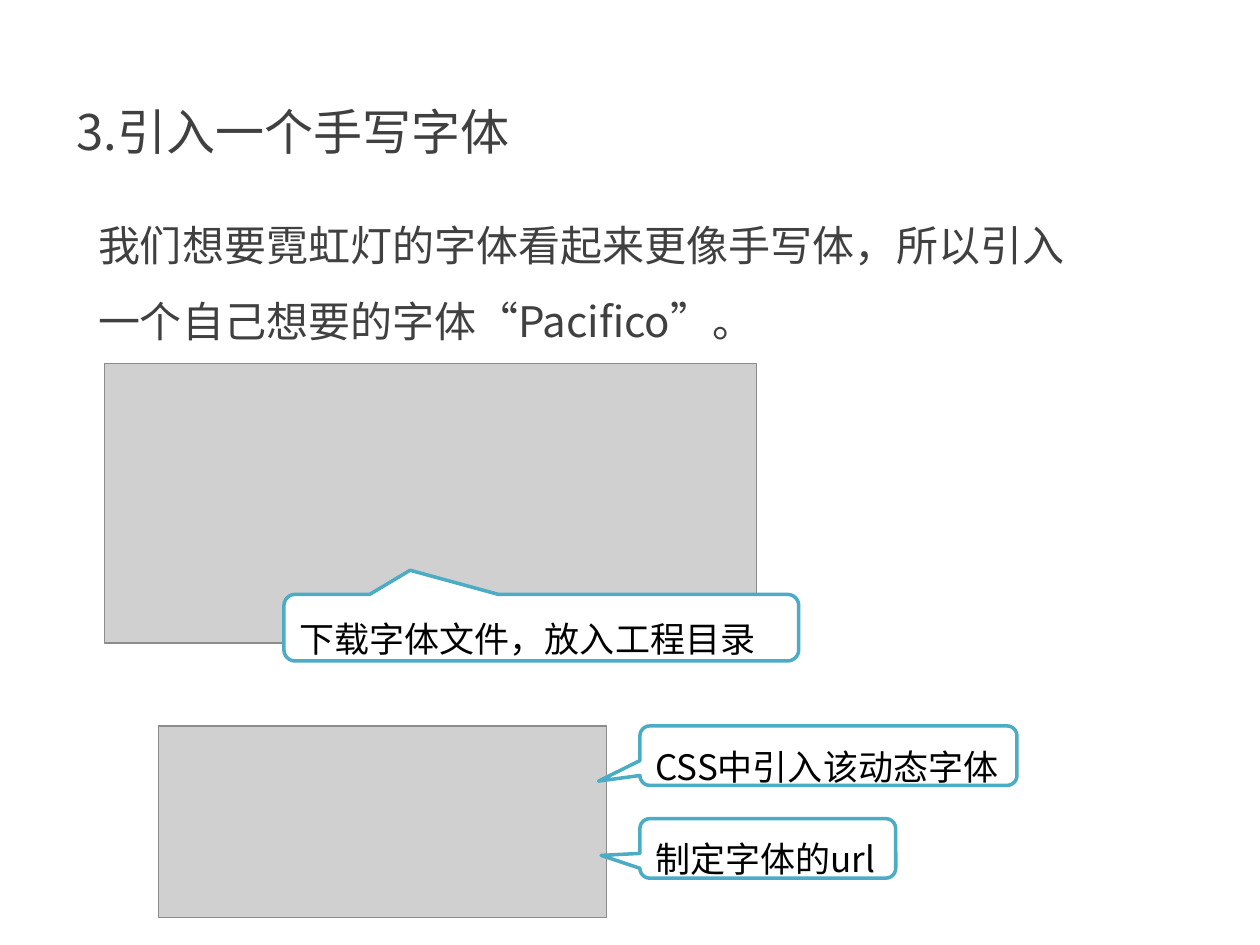
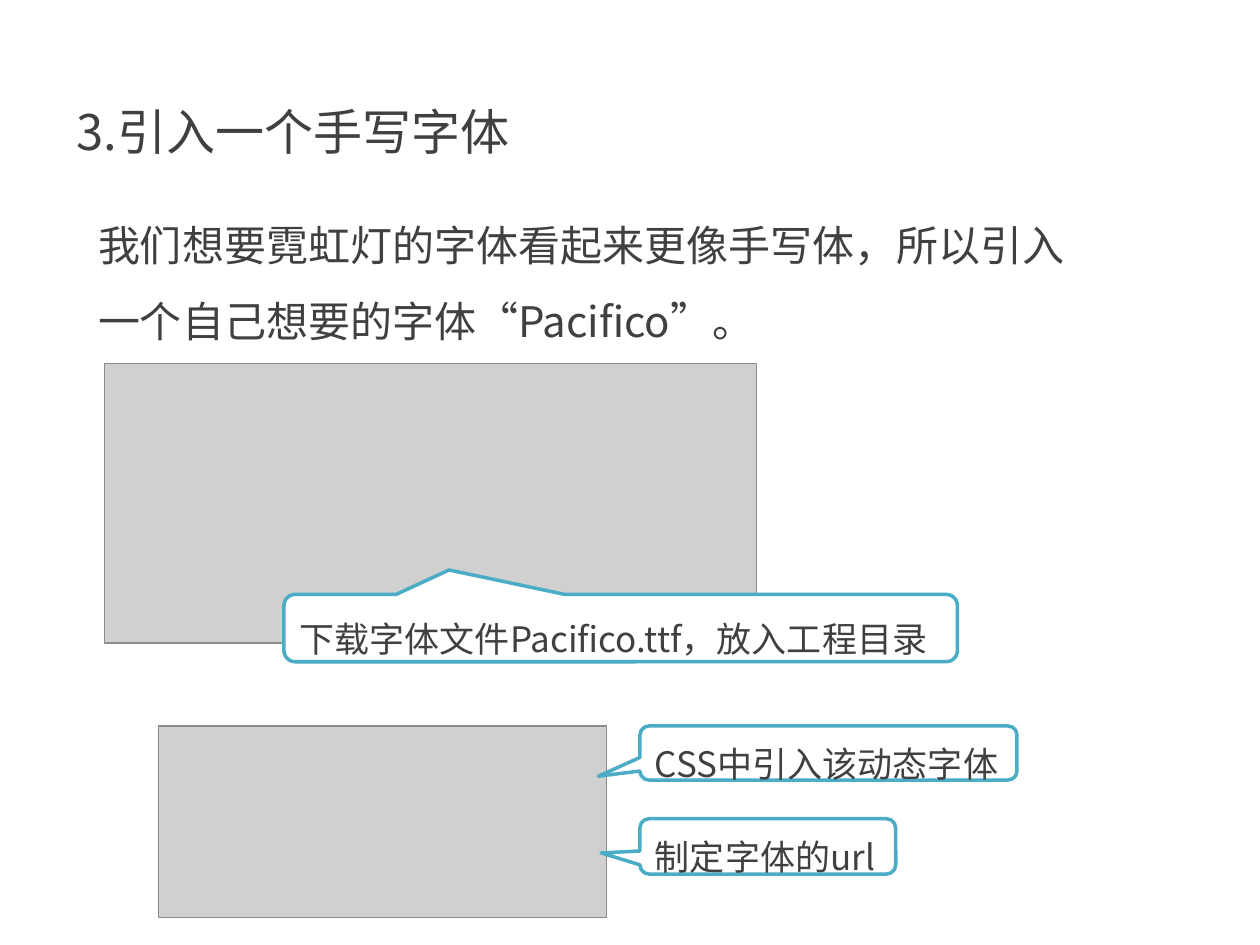
Before and after one commit to kong66/webAni, a slide deck: slide 4 of 6-neon/neon.pptx. Drawn at 1260x945 pixels with LibreOffice and Linux fonts; fonts in the diff are those of the drawing; grey boxes stand for pictures. Boxes give left, top, right and bottom in pixels: in the first picture for what was removed or moved away, otherwise in the second. Text is boxed around its words. In the diff, an @@ line names an element or a change of style, - is before the commit and + after.

```diff
--- a/6-neon/neon.pptx
+++ b/6-neon/neon.pptx
@@ rounded speech box "下载字体文件Pacifico.ttf，放入工程目录" resized from (x1=284, y1=595, x2=799, y2=662) to (x1=284, y1=595, x2=958, y2=662) @@
@@ text in rounded speech box at (x1=300, y1=622, x2=928, y2=662): text changed; text colour #000000 to #404040 @@
-下载字体文件，放入工程目录
+下载字体文件Pacifico.ttf，放入工程目录
@@ rounded speech box "CSS中引入该动态字体" at (x1=640, y1=726, x2=1017, y2=780): text colour #000000 to #404040 @@
@@ rounded speech box "CSS中引入该动态字体" resized from (x1=640, y1=726, x2=1017, y2=785) to (x1=640, y1=726, x2=1017, y2=780) @@
@@ rounded speech box "制定字体的url" resized from (x1=640, y1=819, x2=896, y2=878) to (x1=640, y1=819, x2=896, y2=874) @@
@@ rounded speech box "制定字体的url" at (x1=640, y1=819, x2=896, y2=874): text colour #000000 to #404040 @@
```
Also in this commit, not shown: 3 other slides changed, 14 slides added, 10 slides removed, 1 other file.
